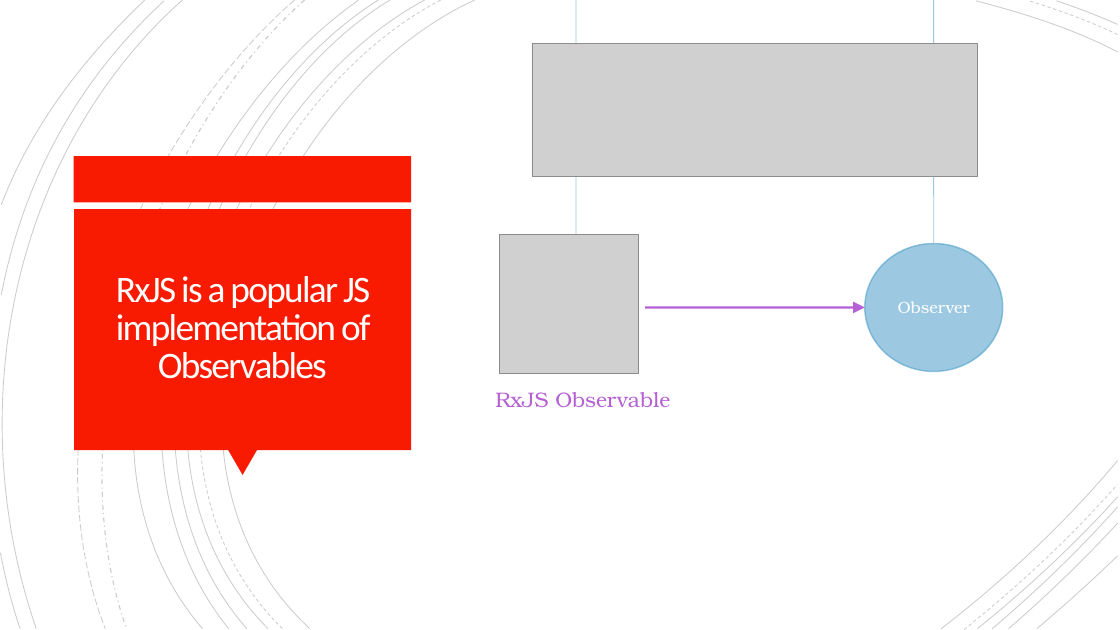
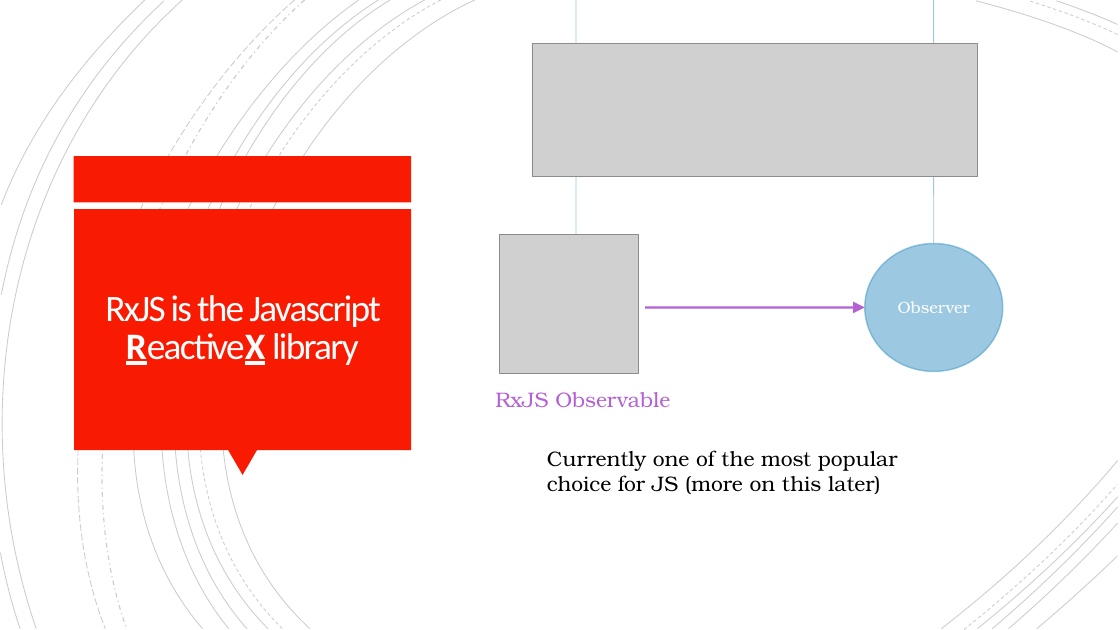
Before and after one commit to amielperez/observables-talkjs, a slide deck: slide 6 of doc/Reactive Programming - talkjs.pptm (slide 5 before the commit). Drawn at 1120x630 pixels with LibreOffice and Linux fonts; fonts in the diff are those of the drawing; grey boxes stand for pictures. Boxes give left, top, right and bottom in pixels: in the first picture for what was removed or moved away, otherwise in the second. Text is boxed around its words. In the diff, an @@ line names an element or a change of style, - is before the commit and + after.

```diff
--- a/doc/Reactive Programming - talkjs.pptm
+++ b/doc/Reactive Programming - talkjs.pptm
@@ title at bbox=[105, 295, 381, 365]: text changed @@
-RxJS is a popular JS implementation of Observables
+RxJS is the Javascript ReactiveX library
@@ text added at bbox=[547, 450, 898, 494], 18 pt, text #000000 @@
+Currently one of the most popular choice for JS (more on this later)
```
Also in this commit, not shown: 2 other slides changed, 4 slides added.
